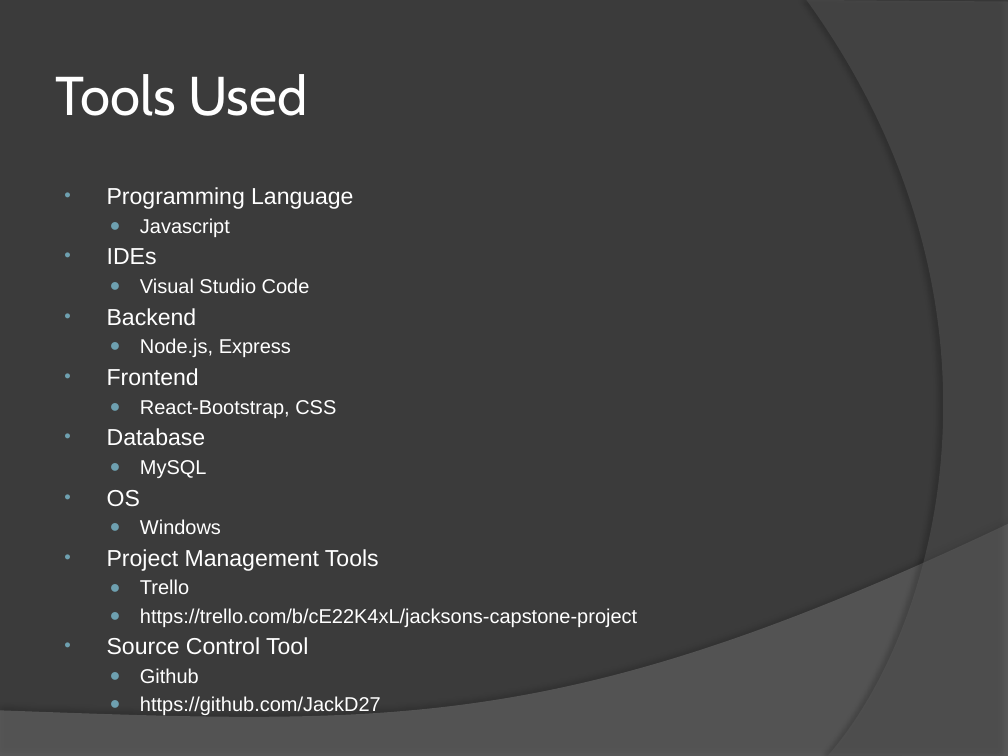
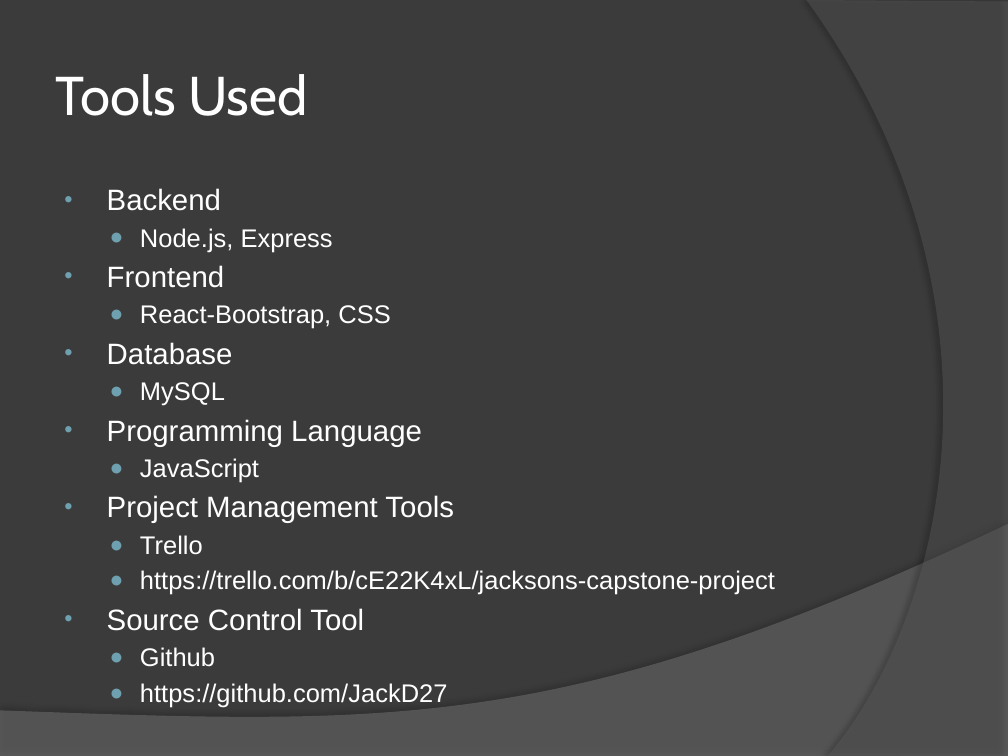
Before and after one commit to JackD27/CapstoneProject, a slide deck: slide 5 of FinalMoneypadPowerpoint.pptx. Drawn at 1008x756 pixels with LibreOffice and Linux fonts; fonts in the diff are those of the drawing. Boxes give left, top, right and bottom in pixels: in the first picture for what was removed or moved away, otherwise in the second. Text is boxed around its words. In the diff, an @@ line names an element or a change of style, - is before the commit and + after.

```diff
--- a/FinalMoneypadPowerpoint.pptx
+++ b/FinalMoneypadPowerpoint.pptx
@@ text at (107,187,353,293): paragraphs removed @@
-• Programming Language
-  ● Javascript
-• IDEs
-  ● Visual Studio Code
@@ text at (107,188,775,707): size 16.5 to 21 pt in "Backend", "Frontend", "Database", "Project Management Tools" and 1 more places; size 14.3 to 18.2 pt in "Node.js, Express", "React-Bootstrap, CSS", "MySQL", "Trello" and 3 more places @@
@@ text at (107,419,422,483): text changed; size 14.3 to 21 pt @@
-• OS
-  ● Windows
+• Programming Language
+  ● JavaScript
```
Also in this commit, not shown: 4 other slides changed, 1 slide added, 1 slide removed.
